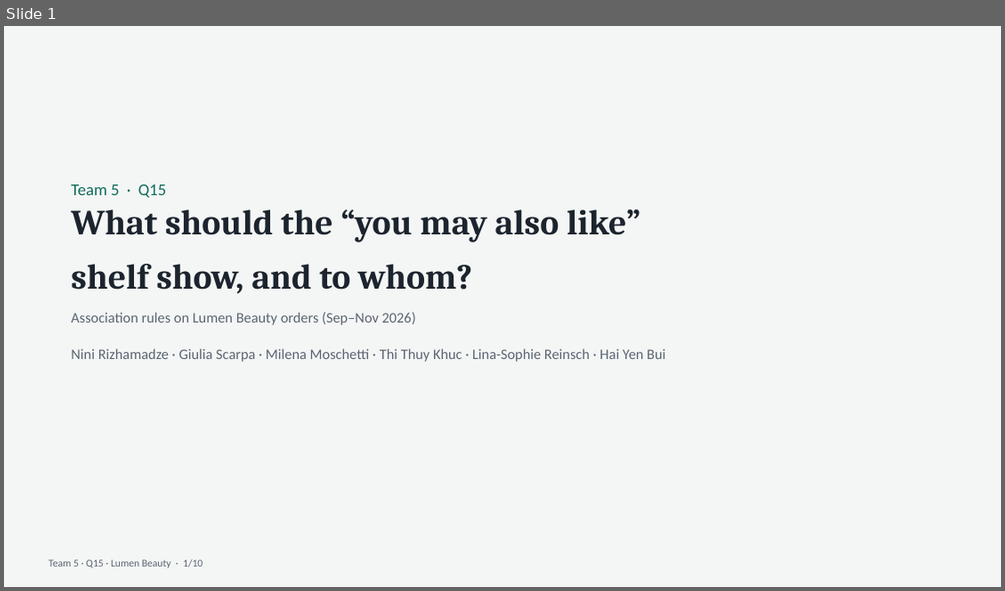
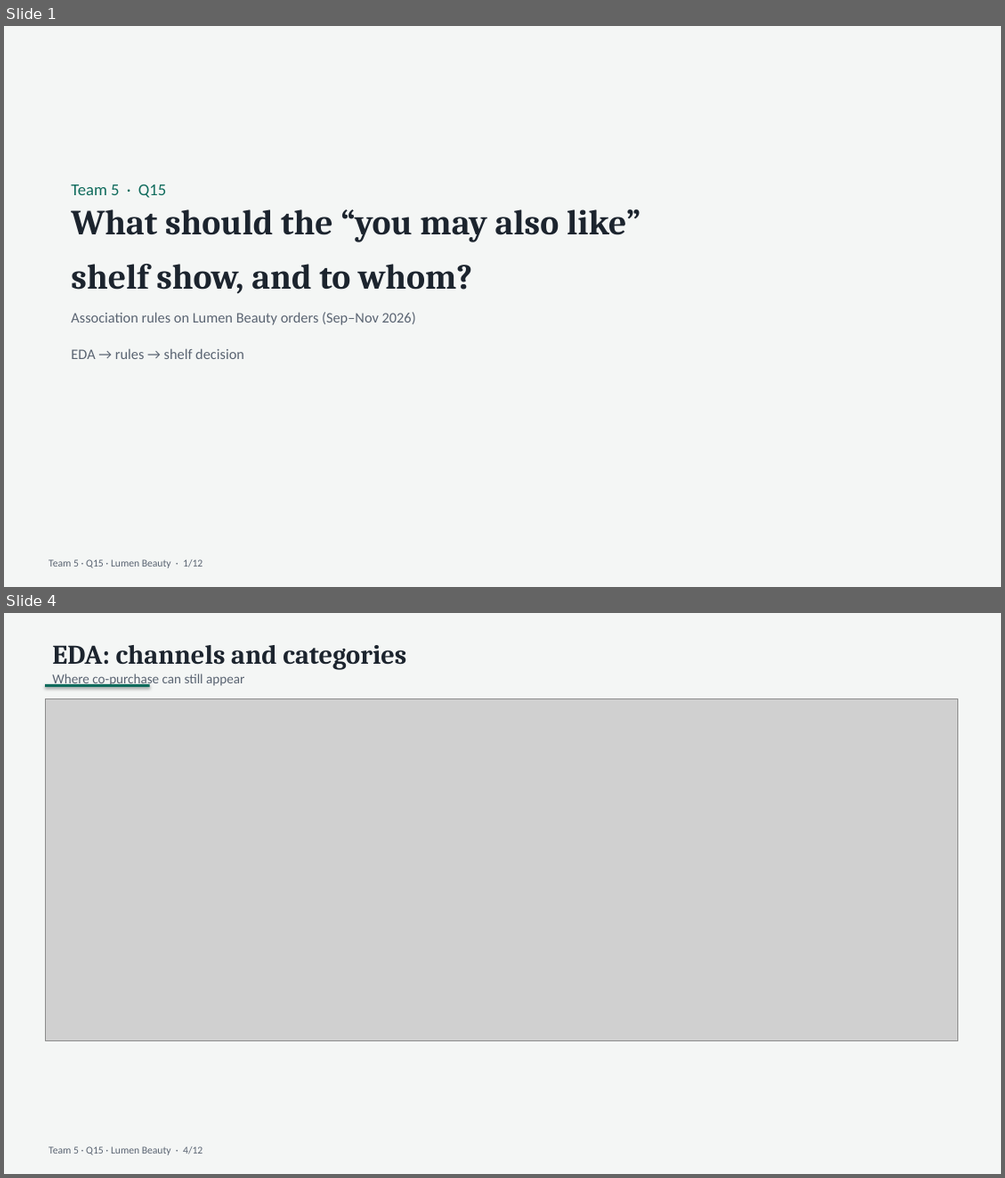
Before and after one commit to N1Rizhka/New-Media-Technology-and-Analytics---Final-Project, a slide deck: deliverables/Team5_Q15_pitch.pptx. Shown one above the other, each under a label of ours: slide 1 before the commit, slides 1 and 4 after it; the slides between them are not shown. The pictures are 1005x591 and 1005x1178 pixels, drawn with LibreOffice and Linux fonts; fonts in the diff are those of the drawing; grey boxes stand for pictures. Boxes give left, top, right and bottom in pixels: in the first picture for what was removed or moved away, otherwise in the second. Text is boxed around its words. In the diff, an @@ line names an element or a change of style, - is before the commit and + after.

```diff
--- a/deliverables/Team5_Q15_pitch.pptx
+++ b/deliverables/Team5_Q15_pitch.pptx
@@ slide 4 added at box(4, 613, 1001, 1174), background #FFFFFF @@
@@ rectangle added at box(4, 613, 1001, 1174), fill #F4F6F5 @@
@@ text added at box(52, 645, 406, 688), 13 pt, text #5A6472 @@
+EDA: channels and categories
+Where co-purchase can still appear
@@ rectangle added at box(45, 684, 150, 687), fill #0F6B5C @@
@@ picture added at box(45, 699, 957, 1041) @@
@@ text added at box(48, 1146, 202, 1155), 10 pt, text #5A6472 @@
+Team 5 · Q15 · Lumen Beauty · 4/12
@@ slide 1 changed as well @@
@@ text at box(71, 312, 416, 359): text changed @@
-Association rules on Lumen Beauty orders (Sep–Nov 2026)
-Nini Rizhamadze · Giulia Scarpa · Milena Moschetti · Thi Thuy Khuc · Lina-Sophie Reinsch · Hai Yen Bui
+Association rules on Lumen Beauty orders (Sep–Nov 2026)
+EDA → rules → shelf decision
@@ text at box(48, 559, 202, 568): text changed @@
-Team 5 · Q15 · Lumen Beauty · 1/10
+Team 5 · Q15 · Lumen Beauty · 1/12
```
Also in this commit, not shown: 6 other slides changed, 4 other slides added, 3 slides removed, 18 other files.
